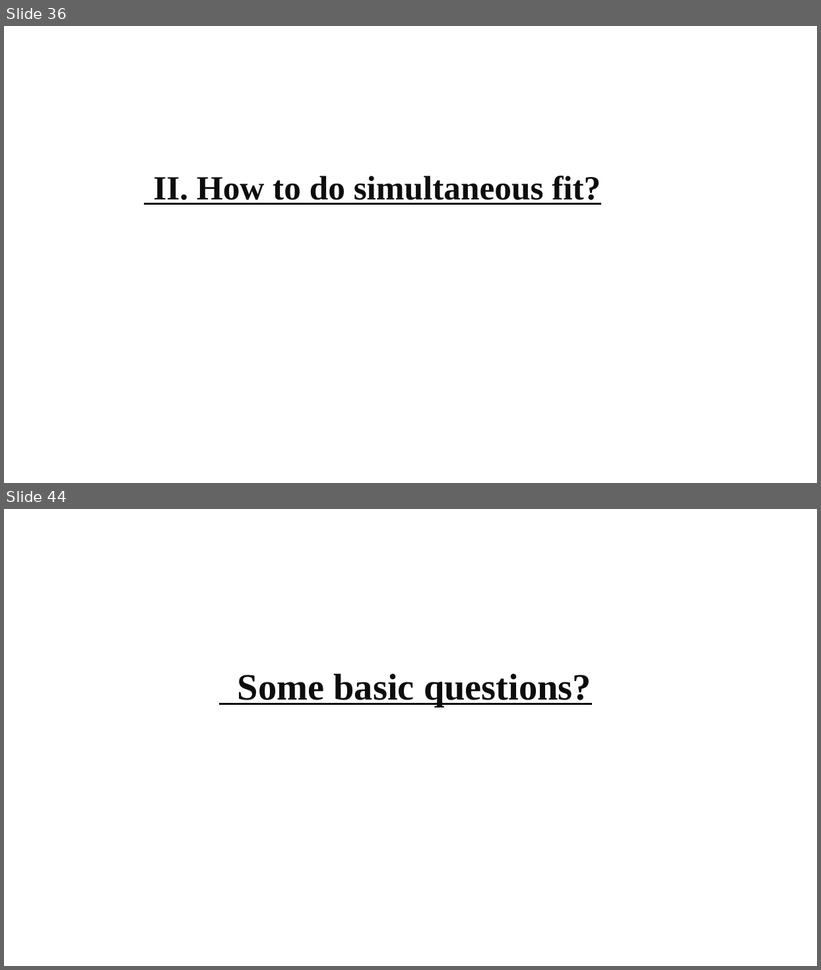
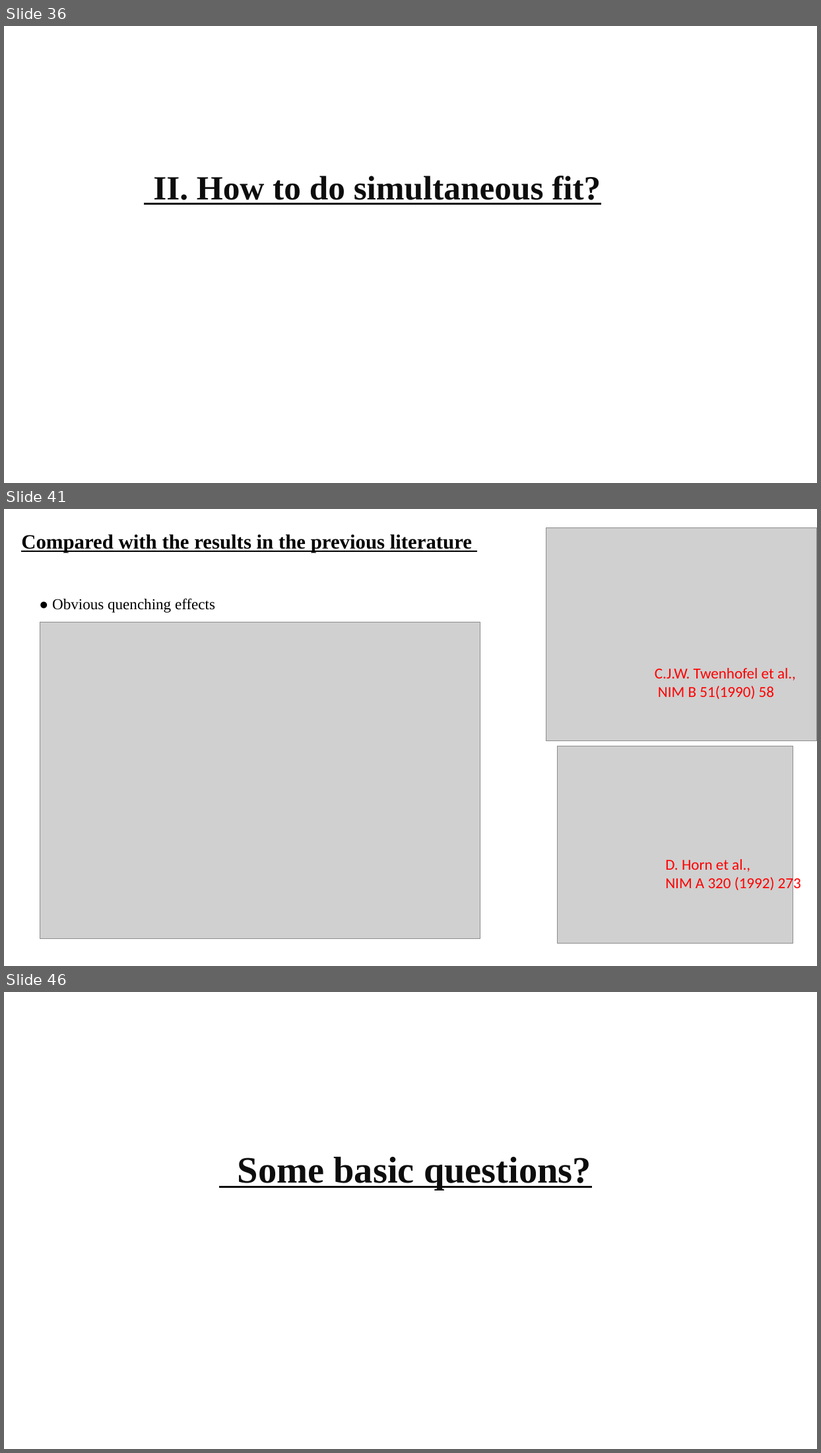
Before and after one commit to gfh16/StudyNotes, a slide deck: 2018Oct-Tutorial_HiRACsICalibrations.pptx. Shown one above the other, each under a label of ours: slides 36 and 44 before the commit, slides 36, 41 and 46 after it; the slides between them are not shown. The pictures are 821x970 and 821x1453 pixels, drawn with LibreOffice and Linux fonts; fonts in the diff are those of the drawing; grey boxes stand for pictures. Boxes give left, top, right and bottom in pixels: in the first picture for what was removed or moved away, otherwise in the second. Text is boxed around its words. In the diff, an @@ line names an element or a change of style, - is before the commit and + after.

```diff
--- a/2018Oct-Tutorial_HiRACsICalibrations.pptx
+++ b/2018Oct-Tutorial_HiRACsICalibrations.pptx
@@ slide 41 added at box(4, 509, 817, 966), background #FFFFFF @@
@@ picture added at box(547, 528, 817, 741) @@
@@ text added at box(21, 534, 472, 553), 24 pt, text #000000, bold, underline @@
+Compared with the results in the previous literature
@@ text added at box(52, 598, 215, 613), 18 pt, text #000000 @@
+● Obvious quenching effects
@@ picture added at box(40, 622, 481, 939) @@
@@ text added at box(655, 668, 796, 699), 18 pt, text #FF0000 @@
+C.J.W. Twenhofel et al.,
+NIM B 51(1990) 58
@@ picture added at box(558, 747, 793, 944) @@
@@ text added at box(665, 859, 801, 893), 18 pt, text #FF0000 @@
+D. Horn et al.,
+NIM A 320 (1992) 273
@@ what was slide 44 is now slide 46 @@
```
Also in this commit, not shown: 2 slides changed, 5 other slides added, 4 slides removed, 1 other file.
